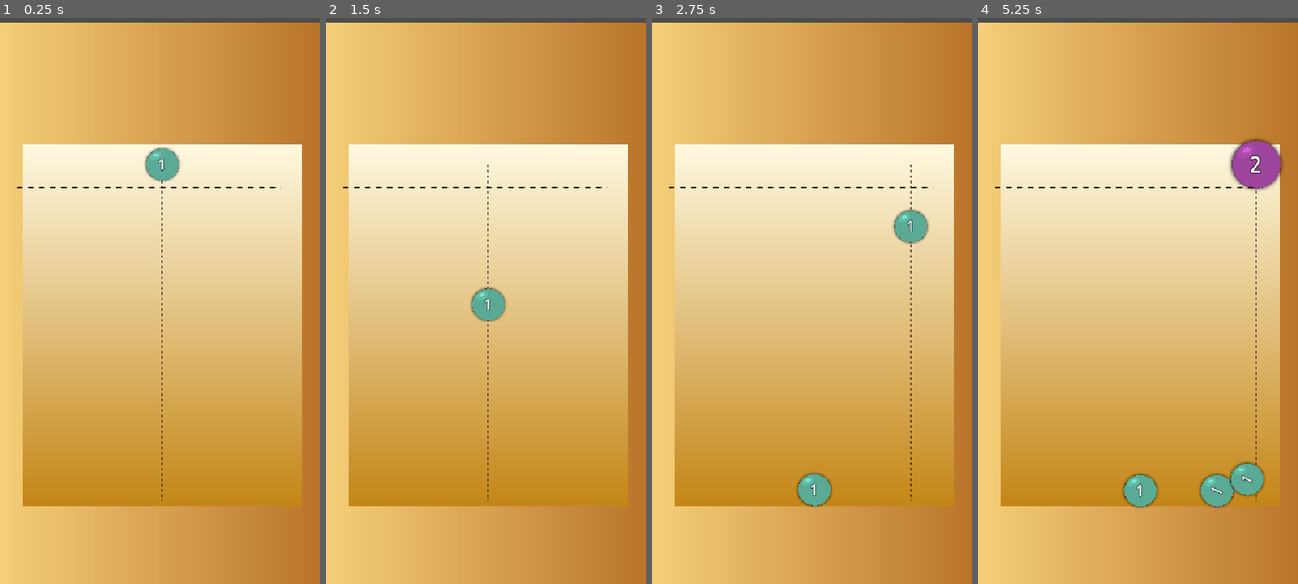
Above: before the commit, frames 1-4 (left to right).
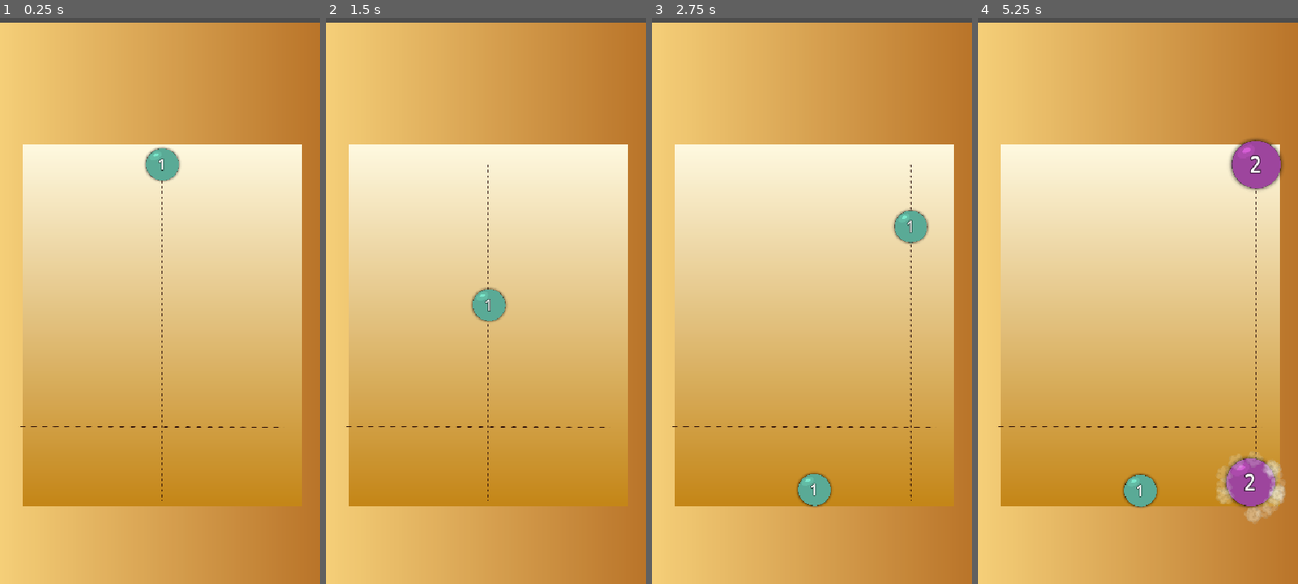
Above: after the commit, the same moments.

Repository: fteppe/ball-2048
Game: Godot game, scene res://MainMap.tscn
Two runs of this game, one before a commit and one after it. Both use one fixed random seed, a clock stepped at 60 frames per second and the inputs below.
Inputs (mouse positions are in pixels of both pictures, inside the frame that each line leads up to):
- Up to frame 1 (0.25 s): no input
- Up to frame 2 (1.5 s): tap Enter at 0.5 s; move the mouse to (556, 238) at 0.52 s; click (556, 238) at 0.67 s; move the mouse to (422, 301) at 1.27 s; click (422, 301) at 1.42 s
- Up to frame 3 (2.75 s): move the mouse to (844, 131) at 2.02 s; click (844, 131) at 2.17 s
- Up to frame 4 (5.25 s): move the mouse to (1122, 397) at 2.77 s; click (1122, 397) at 2.92 s; move the mouse to (1234, 363) at 3.52 s; click (1234, 363) at 3.67 s; move the mouse to (1042, 176) at 4.27 s; click (1042, 176) at 4.42 s; move the mouse to (1154, 272) at 5.02 s; click (1154, 272) at 5.17 s

The runs differ from the first frame. In frame 1, 0.2% of the frame differs, in the area x 5-88%, y 29-73%; in frame 2, 0.3%; in frame 3, 0.2%; in frame 4, 2.4%, in the area x 5-97%, y 29-90%.

Commit message:
more improvements to death

Diff:
--- a/Ball.tscn
+++ b/Ball.tscn
@@ -39,6 +39,18 @@
 "transitions": PackedFloat32Array(1),
 "update": 0,
 "values": [Vector2(1, 1)]
+}
+tracks/1/type = "value"
+tracks/1/imported = false
+tracks/1/enabled = true
+tracks/1/path = NodePath("../CollisionShape2D:disabled")
+tracks/1/interp = 1
+tracks/1/loop_wrap = true
+tracks/1/keys = {
+"times": PackedFloat32Array(0),
+"transitions": PackedFloat32Array(1),
+"update": 1,
+"values": [false]
 }
 
 [sub_resource type="Animation" id="Animation_oly7h"]
@@ -83,6 +95,18 @@
 "args": [],
 "method": &"die"
 }]
+}
+tracks/3/type = "value"
+tracks/3/imported = false
+tracks/3/enabled = true
+tracks/3/path = NodePath("../CollisionShape2D:disabled")
+tracks/3/interp = 0
+tracks/3/loop_wrap = true
+tracks/3/keys = {
+"times": PackedFloat32Array(-0.23333333, 0.8333333, 1),
+"transitions": PackedFloat32Array(1, 1, 1),
+"update": 1,
+"values": [false, false, true]
 }
 
 [sub_resource type="Animation" id="Animation_3tj6u"]
--- a/MainMap.tscn
+++ b/MainMap.tscn
@@ -90,4 +90,4 @@
 position = Vector2(6, 0)
 
 [node name="DeathZone" parent="." unique_id=1998797930 instance=ExtResource("5_h7suj")]
-position = Vector2(-7, 47)
+position = Vector2(-1, 497)
--- a/ball.gd
+++ b/ball.gd
@@ -83,8 +83,8 @@
 func _on_body_entered(body : Area2D):
 	if body.get_parent() is Ball:
 		var ball : Ball = body.get_parent()  as Ball
-		#if ball.rank == self.rank && !ball.is_queued_for_deletion() && !self.is_queued_for_deletion():
-			#rank_up(ball)
+		if ball.rank == self.rank && !ball.is_queued_for_deletion() && !self.is_queued_for_deletion():
+			rank_up(ball)
 	pass # Replace with function body.
 
 func is_in_alive_zone():
@@ -96,6 +96,5 @@
 
 func game_over(ball : Ball):
 
-	#timer.wait_time = randf_range(0.1, 0.3)
-	timer.start(randf_range(0.1, 0.3))
+	timer.start(randf_range(0.1, 1.))
 	timer.timeout.connect(start_deah)
